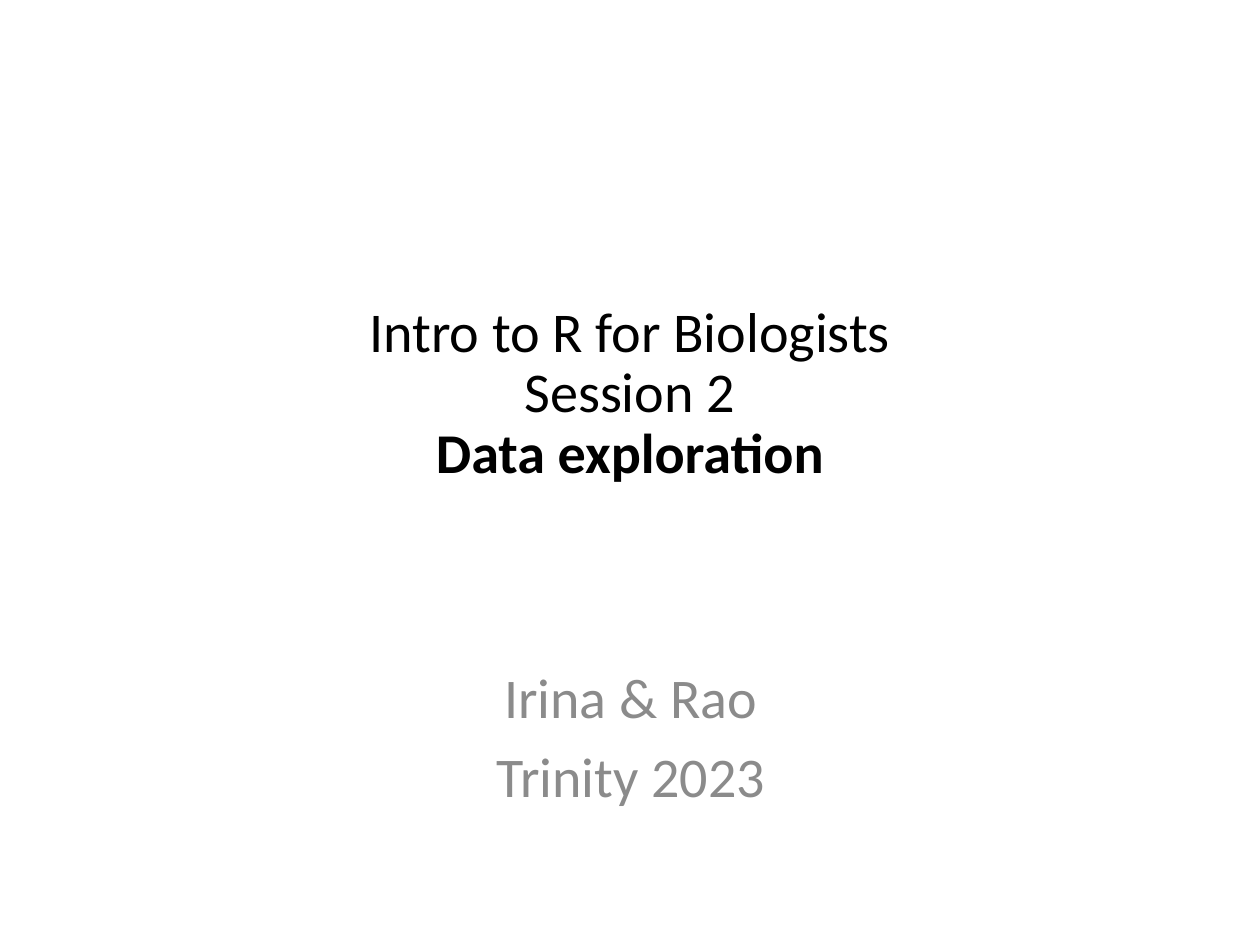
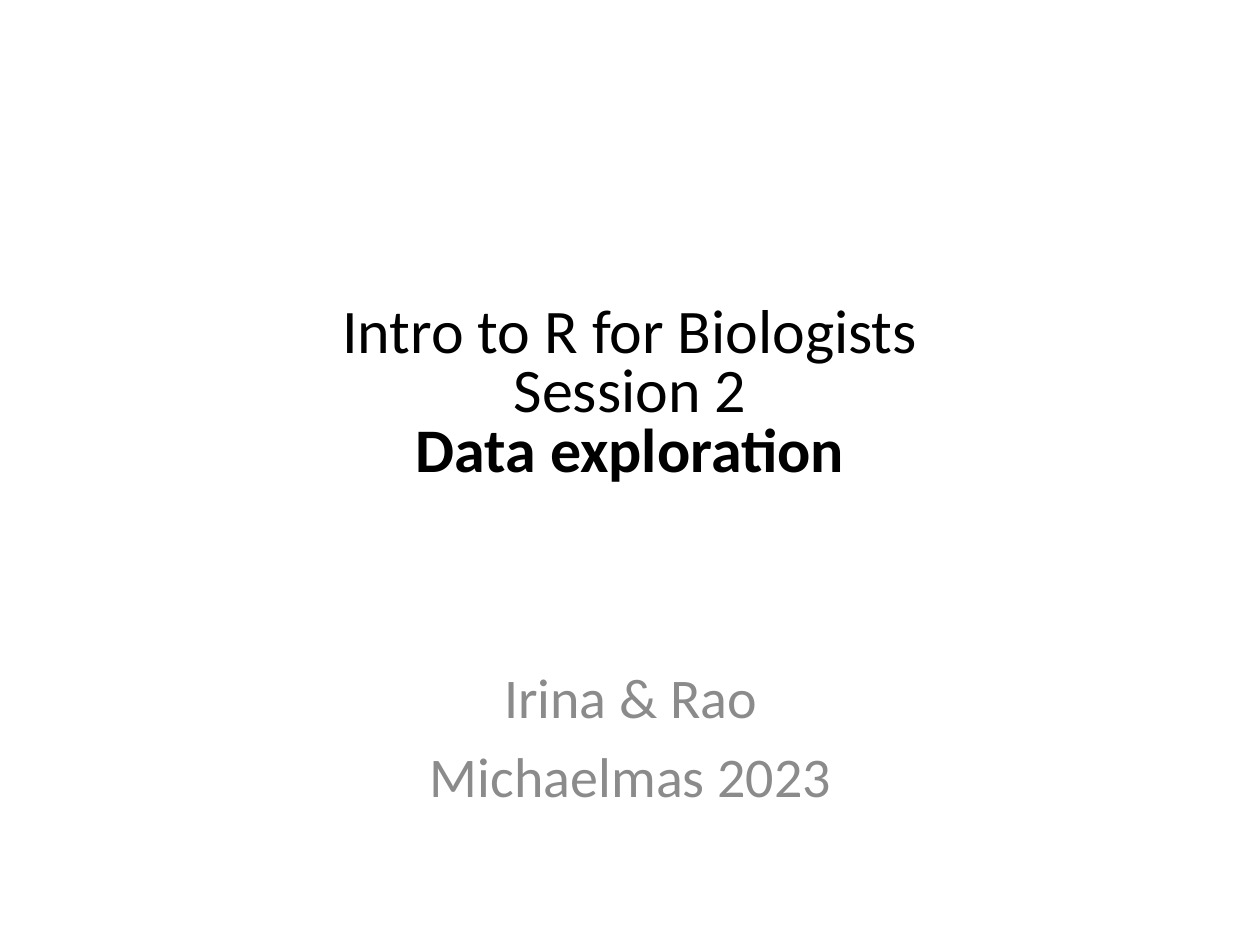
Before and after one commit to sraorao/MSD_R_course_MT2023, a slide deck: slide 2 of powerpoint/Session2.pptx (slide 1 before the commit). Drawn at 1260x945 pixels with LibreOffice and Linux fonts; fonts in the diff are those of the drawing. Boxes give left, top, right and bottom in pixels: in the first picture for what was removed or moved away, otherwise in the second. Text is boxed around its words. In the diff, an @@ line names an element or a change of style, - is before the commit and + after.

```diff
--- a/powerpoint/Session2.pptx
+++ b/powerpoint/Session2.pptx
@@ text "Intro to R for Biologists ..." at bbox=[342, 310, 917, 482]: size 32.1 to 35.4 pt; line spacing 0.9 to 0.8 @@
@@ text at bbox=[430, 758, 831, 798]: text changed @@
-Trinity 2023
+Michaelmas 2023
```
Also in this commit, not shown: 1 other slide changed, 1 slide added.
